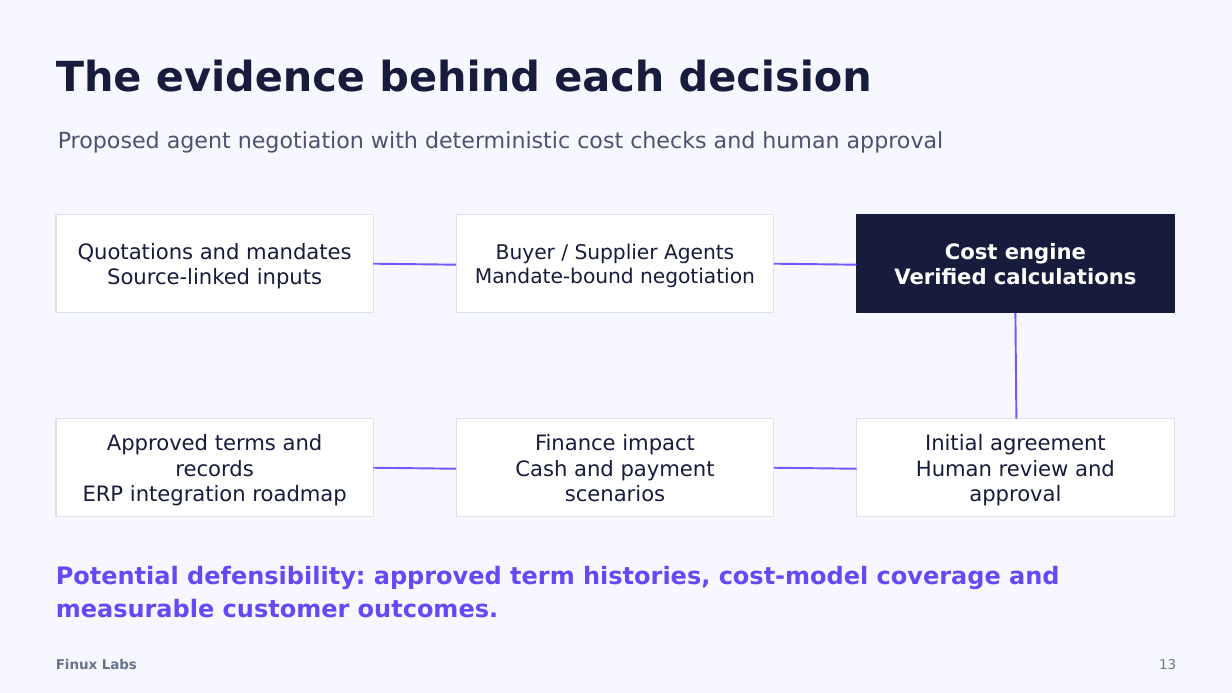
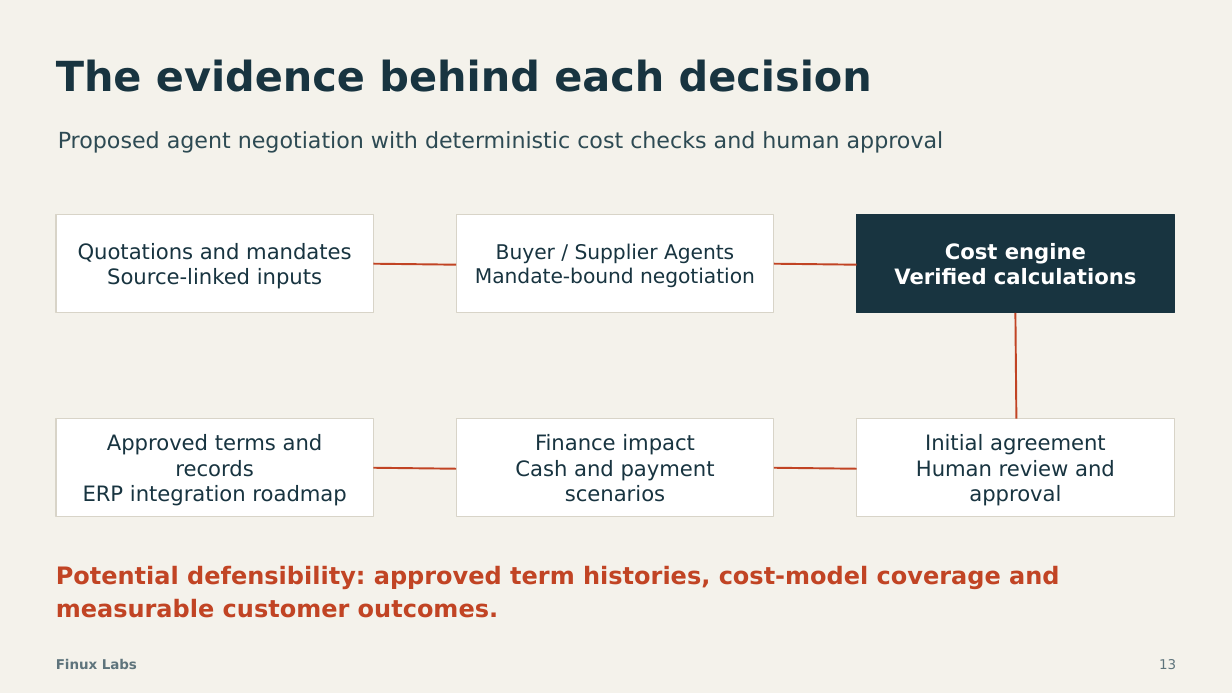
Before and after one commit to finuxlabs/FinuxLabs.github.io, a slide deck: slide 13 of docs/publish/pitch-agentic-procurement/Finux-Labs-Procurement-AI-Pitch-15-Slides.pptx. Drawn at 1232x693 pixels with LibreOffice and Linux fonts; fonts in the diff are those of the drawing. Boxes give left, top, right and bottom in pixels: in the first picture for what was removed or moved away, otherwise in the second. Text is boxed around its words. In the diff, an @@ line names an element or a change of style, - is before the commit and + after.

```diff
--- a/docs/publish/pitch-agentic-procurement/Finux-Labs-Procurement-AI-Pitch-15-Slides.pptx
+++ b/docs/publish/pitch-agentic-procurement/Finux-Labs-Procurement-AI-Pitch-15-Slides.pptx
@@ background #F7F8FF to #F4F2EB @@
@@ text "The evidence behind each decision" at [56, 59, 872, 92]: text colour #171C3D to #183440 @@
@@ text "Proposed agent negotiation with deterministic ..." at [58, 131, 944, 153]: text colour #4B526F to #2D4A53 @@
@@ rectangle "Cost engine" at [857, 214, 1175, 312]: fill #171C3D to #183440; outline #171C3D 1.05 pt to #183440 1.05 pt @@
@@ line (373, 263) - (457, 264): stroke #7357FF 1.5 pt to #C14424 1.5 pt @@
@@ line (775, 263) - (857, 264): stroke #7357FF 1.5 pt to #C14424 1.5 pt @@
@@ line (1016, 313) - (1017, 419): stroke #7357FF 1.5 pt to #C14424 1.5 pt @@
@@ text colour #171C3D to #183440; outline #DCE0F0 1.05 pt to #D8D4C8 1.05 pt in 5 elements at [55, 214, 373, 312], [457, 214, 775, 312], [857, 419, 1175, 517], [457, 419, 775, 517], [55, 419, 373, 517] @@
@@ line (373, 468) - (457, 469): stroke #7357FF 1.5 pt to #C14424 1.5 pt @@
@@ line (775, 468) - (857, 469): stroke #7357FF 1.5 pt to #C14424 1.5 pt @@
@@ text "Potential defensibility: approved term histories, ..." at [56, 565, 1059, 618]: text colour #6847F5 to #C14424 @@
@@ text "Finux Labs" at [56, 659, 137, 669]: text colour #69728D to #5E747C @@
@@ text "13" at [1159, 659, 1176, 669]: text colour #69728D to #5E747C @@
```
Also in this commit, not shown: 15 other slides changed, 2 other files.
